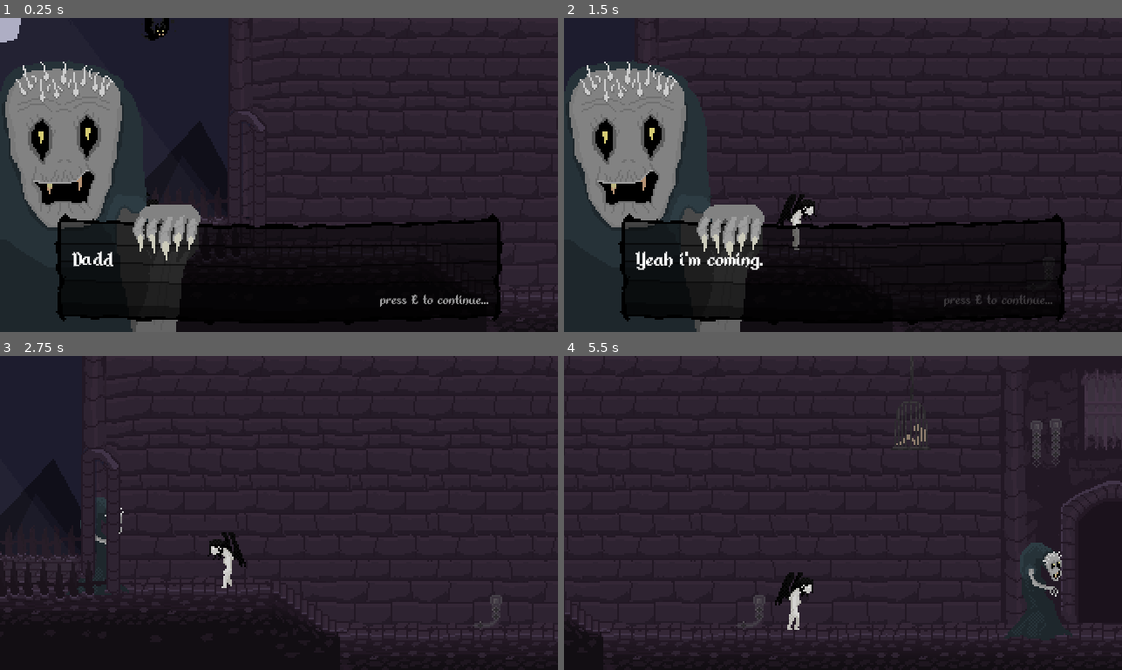
Above: before the commit, frames 1-4 (two rows, left to right).
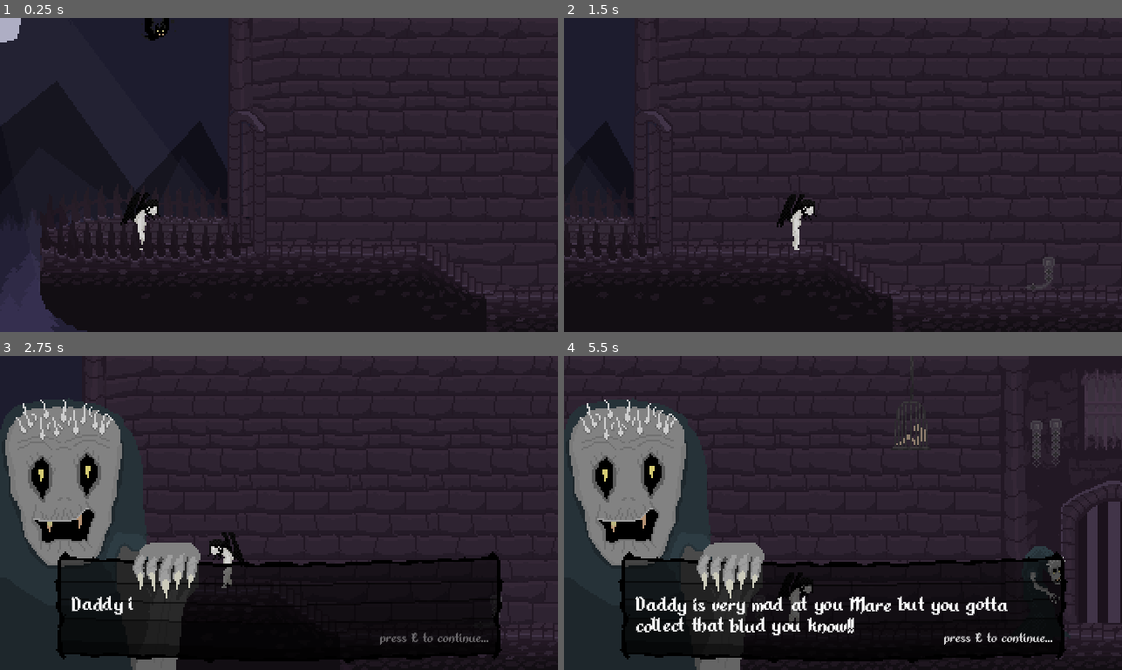
Above: after the commit, the same moments.

Repository: dylanschubart/godot-4-vampire-game
Game: Godot game, scene res://world.tscn
Two runs of this game, one before a commit and one after it. Both use one fixed random seed, a clock stepped at 60 frames per second and the inputs below.
Inputs:
- Up to frame 1 (0.25 s): no input
- Up to frame 2 (1.5 s): tap E (Interact) at 0.5, 0.6, 1.25 s; hold D (WalkRight) from 0.53 s (still down); tap Space (Jump) at 0.77 s; tap W (Aim_Up) at 1.35 s
- Up to frame 3 (2.75 s): tap Space (Jump) at 1.52 s; tap E (Interact) at 1.55, 2, 2.3 s; release D (WalkRight) at 2.03 s; hold A (WalkLeft) from 2.03 s (still down); tap P (Attack) at 2.1 s
- Up to frame 4 (5.5 s): tap E (Interact) at 2.75, 2.85, 3.5, 3.6, 4.25, 4.55, 5.3 s; release A (WalkLeft) at 2.78 s; hold D (WalkRight) 2.78-4.28 s; tap Space (Jump) at 3.02, 3.77, 4.52 s; hold A (WalkLeft) 4.28-5.03 s; tap W (Aim_Up) at 4.35 s; hold D (WalkRight) from 5.03 s (still down); tap P (Attack) at 5.1 s

The runs differ from the first frame. In frame 1, 20% of the frame differs, in the area x 0-91%, y 13-100%; in frame 2, 24%; in frame 3, 24%; in frame 4, 30%, in the area x 0-100%, y 13-100%.

Commit message:
door open when dialogue ends and daddy is at the end

Diff:
--- a/Assets/Dialogue/StartDialogue.json
+++ b/Assets/Dialogue/StartDialogue.json
@@ -1,6 +1,6 @@
 [
 	{
-		"Text": "[shake rate=20.0 level=5]Daddy is very mad at you Mare but you gotta collect that blud you know!! gimme some blud you bitch[/shake]"
+		"Text": "[shake rate=10.0 level=5]Daddy is very mad at you Mare but you gotta collect that blud you know!![/shake]"
 	},
 	{
 		"Text": "Yeah i'm coming."
--- a/Scenes/NPC & Enemies/Daddy.gd
+++ b/Scenes/NPC & Enemies/Daddy.gd
@@ -12,6 +12,7 @@
 var reached_flying_end = false
 var startAnimationEnded = false
 var walkingStarted = false
+var dialogueIsPlaying = false
 # Called when the node enters the scene tree for the first time.
 
 
@@ -45,7 +46,11 @@
 	if !reached_end and startAnimationEnded:
 		path_follow.set_progress(path_follow.get_progress() + _speed * delta)
 		_animation_player.play("Walking")
-		if path_follow.get_progress_ratio() == 1:
+		if !dialogueIsPlaying and !path_follow.get_progress_ratio() == 1:
+			dialogueIsPlaying = true
+			DialogueManager.showDialogueBox("res://Assets/Dialogue/StartDialogue.json")
+
+		if path_follow.get_progress_ratio() == 1 and !dialogueIsPlaying :
 			reached_path_end.emit()
 			reached_end = true
 		return
--- a/Scenes/UI/Dialog Box.gd
+++ b/Scenes/UI/Dialog Box.gd
@@ -2,7 +2,7 @@
 
 @export var dialogPath = ""
 @export var textSpeed = 0.05
-#@onready var player = get_tree().root.get_node("/root/World/Player")
+#@onready var daddy = get_tree().root.get_node("/root/World/WalkingPath/WalkingFollowPath/Daddy")
 
 var dialog
 
@@ -10,8 +10,8 @@
 var finished = false
 
 func _ready():
-#	get_parent().hide()
-	start()
+	get_parent().hide()
+
 
 func start():
 	$Timer.wait_time = textSpeed
@@ -45,8 +45,9 @@
 
 func nextPhrase() -> void:
 	if phraseNum >= len(dialog):
+		var daddy = get_node("/root/World/WalkingPath/WalkingFollowPath/Daddy")
 		get_parent().hide()
-#		player.dialogueActive = false
+		daddy.dialogueIsPlaying = false
 		return
 
 	finished = false
@@ -54,8 +55,6 @@
 	$Text.bbcode_text = dialog[phraseNum]["Text"]
 
 	$Text.visible_characters = 0
-
-	var f = FileAccess.open(dialogPath,FileAccess.READ)
 
 	while $Text.visible_characters < len($Text.text):
 		$Text.visible_characters += 1
--- a/Scenes/UI/DialogueManager.gd
+++ b/Scenes/UI/DialogueManager.gd
@@ -1,8 +1,6 @@
 extends Node
 
-
-
 func showDialogueBox(dialoguepath):
-	var dialogueBox = get_tree().root.get_node("/root/World/UserInterface/DialogueBox/DialogueSprite")
+	var dialogueBox = get_tree().root.get_node("/root/World/DialogueBox/DialogueSprite")
 	dialogueBox.dialogPath = dialoguepath
 	dialogueBox.start()
--- a/Scenes/UI/dialogue_box.tscn
+++ b/Scenes/UI/dialogue_box.tscn
@@ -55,9 +55,8 @@
 dialogPath = "res://Assets/Dialogue/StartDialogue.json"
 
 [node name="Text" type="RichTextLabel" parent="DialogueSprite"]
-layout_mode = 0
 offset_left = 41.0
-offset_top = 133.0
+offset_top = 137.0
 offset_right = 281.0
 offset_bottom = 169.0
 theme_override_fonts/normal_font = ExtResource("2_ev07j")
--- a/project.godot
+++ b/project.godot
@@ -19,6 +19,7 @@
 
 SceneManager="*res://SceneManager.tscn"
 ResourceManager="*res://ResourceManager.tscn"
+DialogueManager="*res://Scenes/Ui/DialogueManager.gd"
 
 [display]
 
